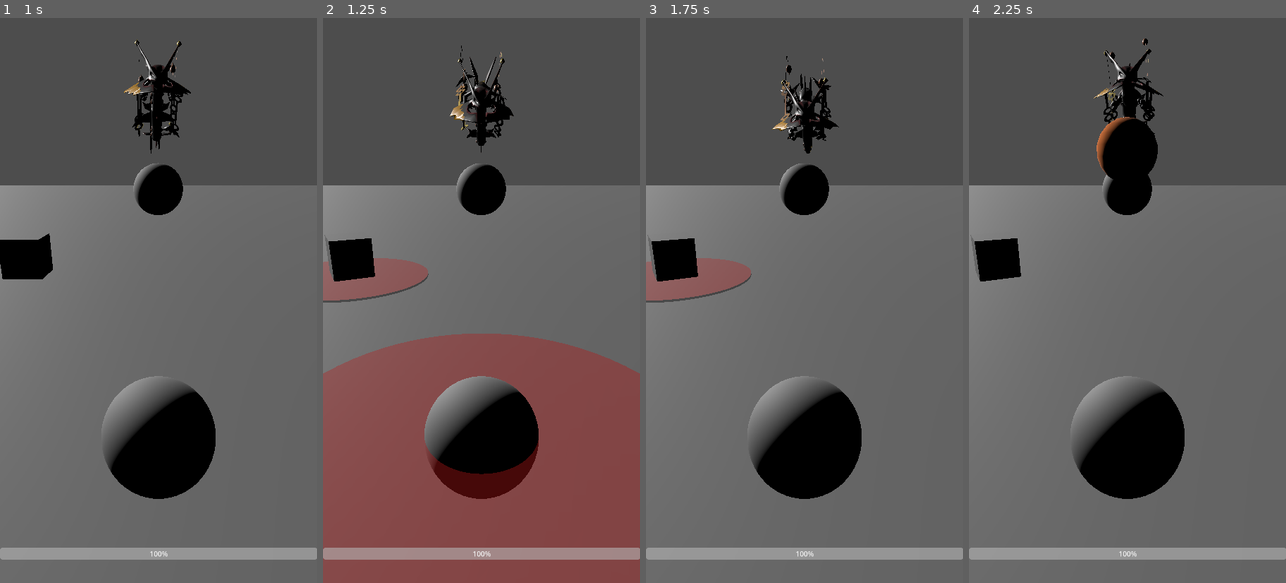
Above: before the commit, frames 1-4 (left to right).
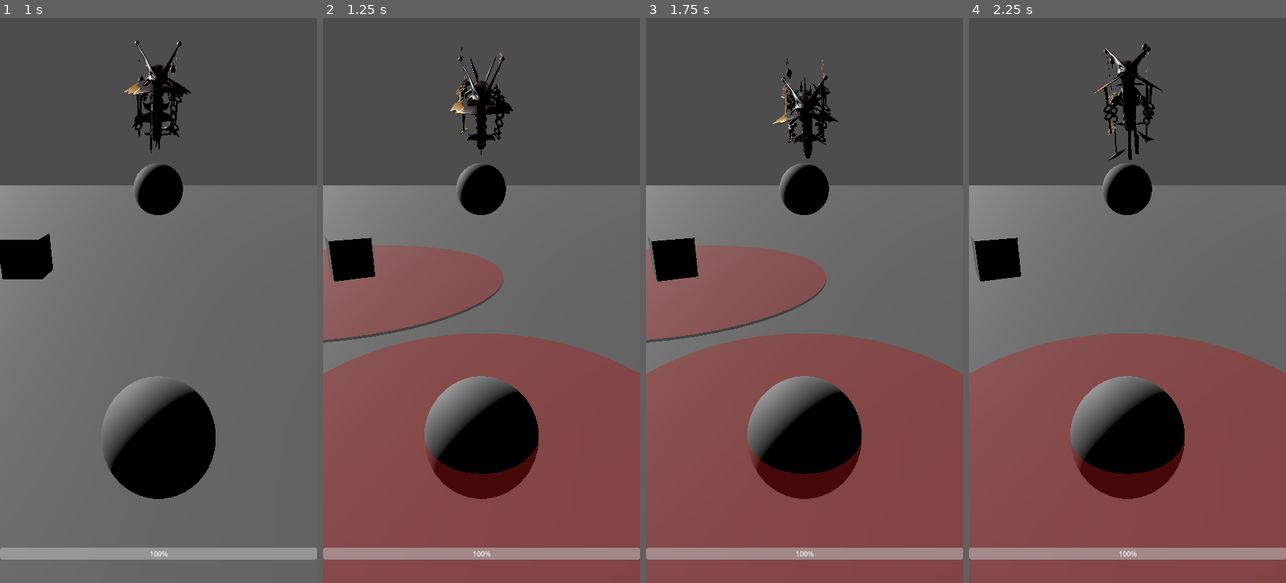
Above: after the commit, the same moments.

Repository: dotheanh/gopoke
Game: Godot game, scene res://main.tscn
The game is run twice, just before and just after one commit, with the same random seed, the same clock (stepped at 60 frames per second) and the same inputs.
Inputs (mouse positions are in pixels of both pictures, inside the frame that each line leads up to):
- Up to frame 1 (1 s): move the mouse to (228, 272) at 0.52 s; hold Right from 0.53 s (still down); click (228, 272) at 0.67 s
- Up to frame 2 (1.25 s): keep holding Right
- Up to frame 3 (1.75 s): move the mouse to (741, 328) at 1.27 s; release Right at 1.28 s; hold Down from 1.28 s (still down)
- Up to frame 4 (2.25 s): move the mouse to (1159, 176) at 2.02 s; release Down at 2.03 s; hold Right from 2.03 s (still down)

Frame 1 is identical in both runs. In frame 2, 6.1% of the frame differs, in the area x 0-61%, y 4-58%; in frame 3, 41%, in the area x 0-100%, y 6-100%; in frame 4, 37%.

Commit message:
[skill] update skill

Diff:
--- a/main.tscn
+++ b/main.tscn
@@ -68,6 +68,7 @@
 transform = Transform3D(3, 0, 0, 0, 3, 0, 0, 0, 3, 0.0208726, 1.51606, 20.5308)
 script = ExtResource("7_272bh")
 anim_player = NodePath("rayquaza3d/AnimationPlayer")
+max_hp = null
 
 [node name="rayquaza3d" parent="Boss" instance=ExtResource("8_kek77")]
 transform = Transform3D(-0.05, 0, -7.54979e-09, 0, 0.05, 0, 7.54979e-09, 0, -0.05, 0, -0.696129, -0.406962)
--- a/monster.gd
+++ b/monster.gd
@@ -3,20 +3,23 @@
 class_name Monster
 
 @export var max_hp: int = 100
+@export var delay_start: float = 1.0
+@export var rotation_speed: float = 5.0 # radians/sec
+
 var hp: int
-var delay_start: float = 1
+@onready var skill_caster: MonsterSkillCaster = $MonsterSkillCaster
 
-@onready var skill_caster: MonsterSkillCaster = $MonsterSkillCaster
+var _target_yaw: float = 0.0
+var _pending_skill = null
+var _pending_cast_pos: Vector3 = Vector3.ZERO
+
+const PI = 3.141592653589793
+const TAU = PI * 2.0
 
 func _ready():
 	hp = max_hp
-
 	await Engine.get_main_loop().create_timer(delay_start).timeout
-
-	# gán owner cho skill_caster
 	skill_caster.caster = self
-
-	# bắt đầu AI cast skill
 	if not skill_caster.skill_instances.is_empty():
 		auto_cast()
 
@@ -29,15 +32,40 @@
 	print(name, "died")
 	queue_free()
 
-# chọn random skill để cast
-func auto_cast():
-	await get_tree().process_frame
+func auto_cast() -> void:
+	await get_tree().process_frame   # ✅ KHÔNG có ()
 	while hp > 0:
 		if skill_caster.can_cast and not skill_caster.skill_instances.is_empty():
 			var skill = skill_caster.skill_instances[randi() % skill_caster.skill_instances.size()]
 			var player = GameManagerGlobal.player
 			if player:
-				# Look at Player
-				look_at(player.global_transform.origin, Vector3.UP)
-				skill_caster.cast(skill, player.global_transform.origin)
-		await get_tree().process_frame
+				var dir = player.global_transform.origin - global_transform.origin
+				dir.y = 0
+				if dir.length() > 0.001:
+					dir = dir.normalized()
+					_target_yaw = atan2(-dir.x, -dir.z)  # ✅ công thức yaw đúng
+					_pending_skill = skill
+					_pending_cast_pos = player.global_transform.origin
+		await get_tree().process_frame   # ✅ KHÔNG có ()
+
+func _physics_process(delta: float) -> void:
+	if _pending_skill != null:
+		var diff = _short_angle_diff(rotation.y, _target_yaw)
+		var max_step = rotation_speed * delta
+		var step = clamp(diff, -max_step, max_step)
+		rotation.y += step
+
+		if abs(_short_angle_diff(rotation.y, _target_yaw)) < 0.02:
+			rotation.y = _target_yaw
+			if GameManagerGlobal.player:
+				_pending_cast_pos = GameManagerGlobal.player.global_transform.origin
+			skill_caster.cast(_pending_skill, _pending_cast_pos)
+			_pending_skill = null
+
+func _short_angle_diff(from_angle: float, to_angle: float) -> float:
+	var d = to_angle - from_angle
+	while d > PI:
+		d -= TAU
+	while d < -PI:
+		d += TAU
+	return d
--- a/skills/meteor_skill.tres
+++ b/skills/meteor_skill.tres
@@ -9,7 +9,7 @@
 size = Vector3(2, 0.1, 2)
 damage = 50
 effect_range = 2.0
-cast_time = 0.5
-cooldown = 6.0
+cast_time = 1.5
+cooldown = 4.0
 speed = 50.0
 metadata/_custom_type_script = "uid://dglny0i64jogu"
--- a/skills/quake_skill.tres
+++ b/skills/quake_skill.tres
@@ -6,7 +6,7 @@
 script = ExtResource("1_24vc8")
 skill_name = "Quake"
 shape = "circle"
-size = Vector3(2, 0.1, 2)
+size = Vector3(4, 0.1, 4)
 damage = 10
 effect_range = 5.0
 cast_time = 1.0
--- a/skills/scripts/skill_base.gd
+++ b/skills/scripts/skill_base.gd
@@ -7,13 +7,10 @@
 
 # Entry point để cast skill
 func cast(target_pos: Vector3) -> void:
-	# 1. show indicator
+	#  show indicator
 	await show_indicator(caster, target_pos)
 
-	# 2. chờ cast_time
-	await Engine.get_main_loop().create_timer(data.cast_time).timeout
-
-	# 3. thi triển skill
+	#  thi triển skill
 	execute(target_pos)
 
 	await Engine.get_main_loop().create_timer(data.cooldown).timeout
